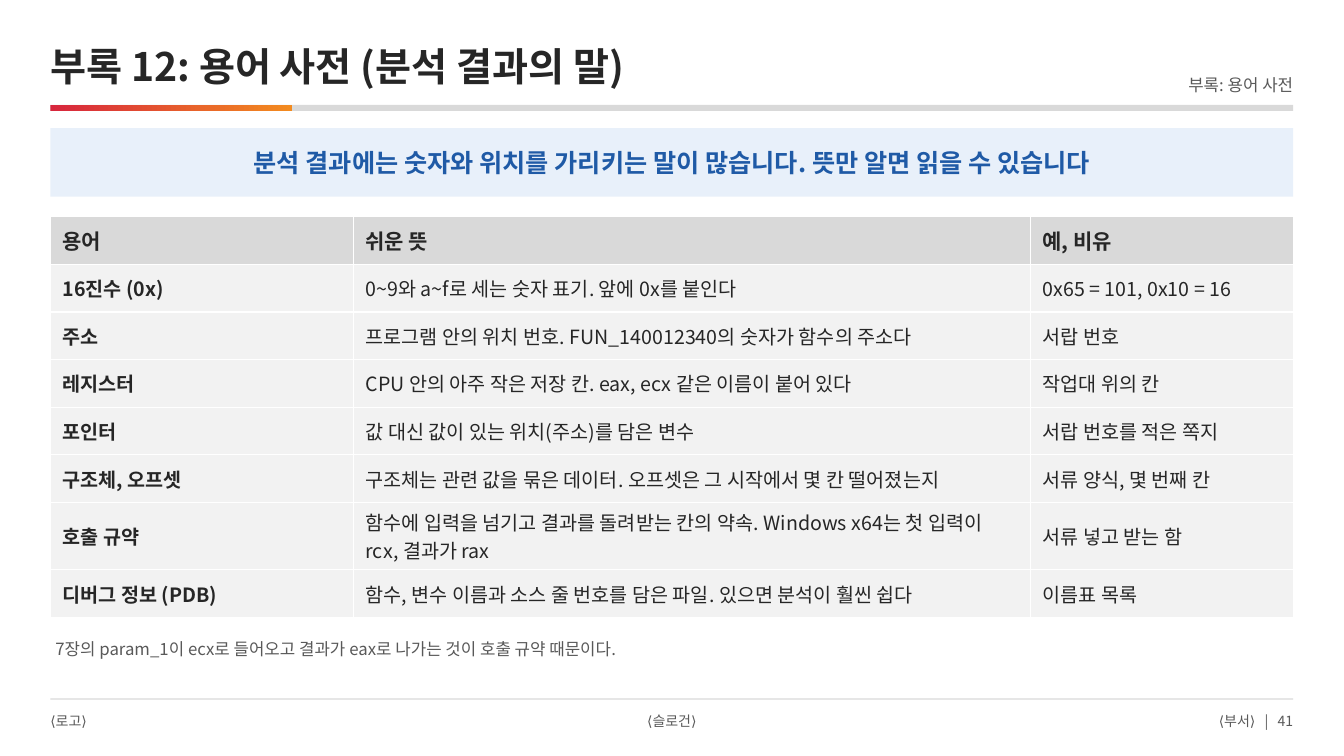
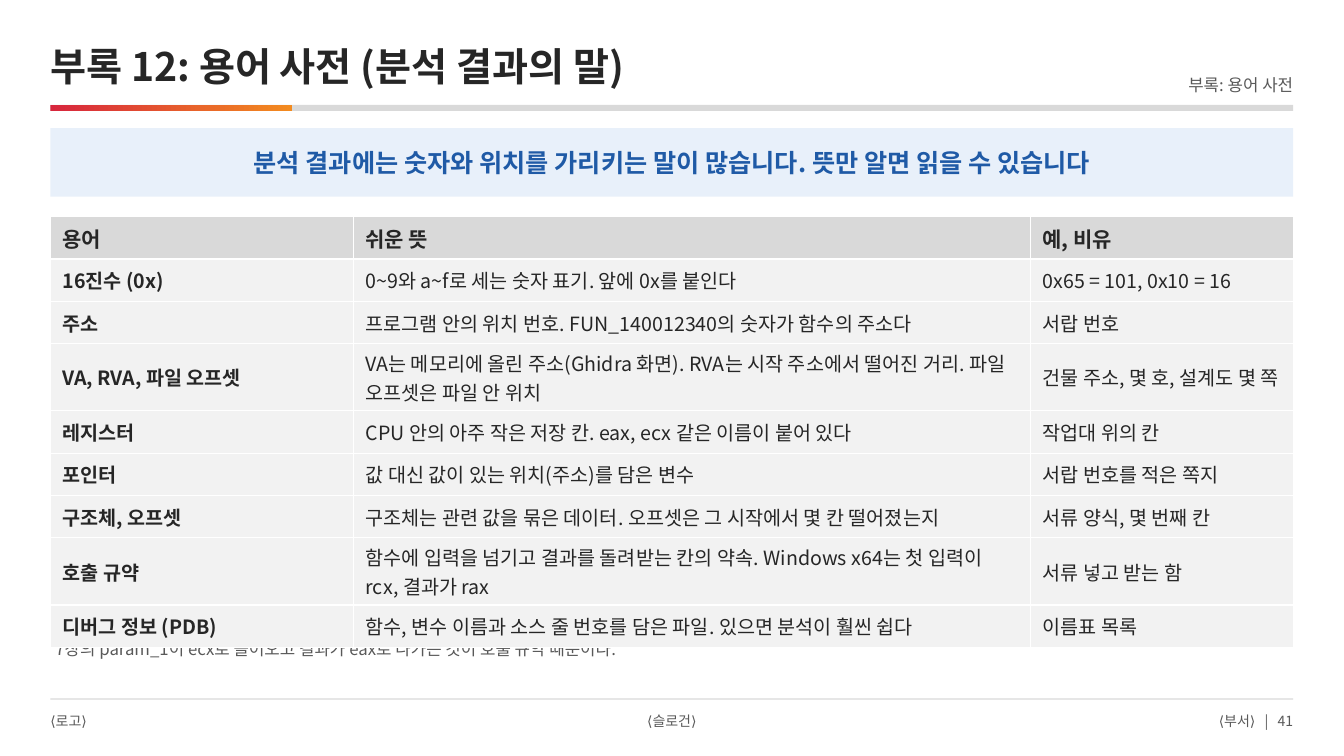
Before and after one commit to DarrenKoi/pm_notes, a slide deck: slide 41 of reverse_engineering/re-rea-team-intro.pptx. Drawn at 1344x756 pixels with LibreOffice and Linux fonts; fonts in the diff are those of the drawing. Boxes give left, top, right and bottom in pixels: in the first picture for what was removed or moved away, otherwise in the second. Text is boxed around its words. In the diff, an @@ line names an element or a change of style, - is before the commit and + after.

```diff
--- a/reverse_engineering/re-rea-team-intro.pptx
+++ b/reverse_engineering/re-rea-team-intro.pptx
@@ table at (50,217,1295,642) @@
+row 4: VA, RVA, 파일 오프셋 | VA는 메모리에 올린 주소(Ghidra 화면). RVA는 시작 주소에서 떨어진 거리. 파일 오프셋은 파일 안 위치 | 건물 주소, 몇 호, 설계도 몇 쪽
```
Also in this commit, not shown: 9 other files.
